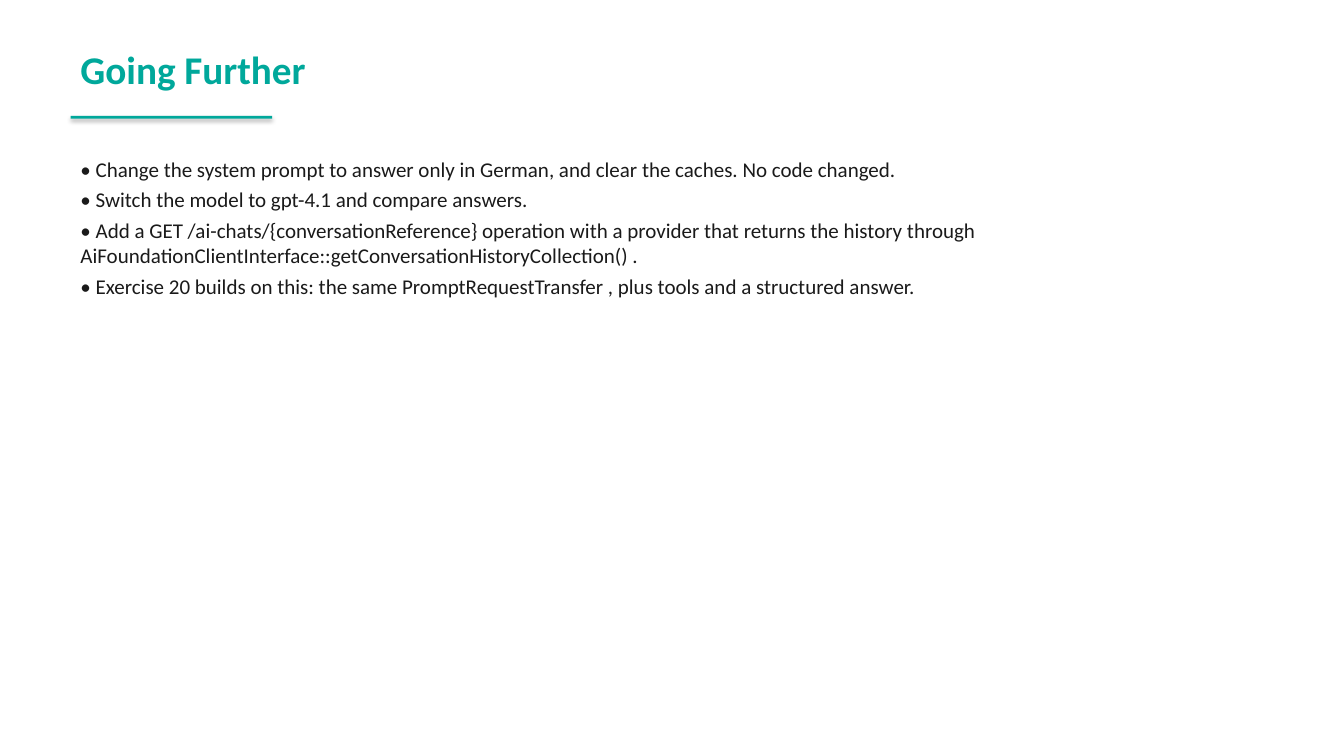
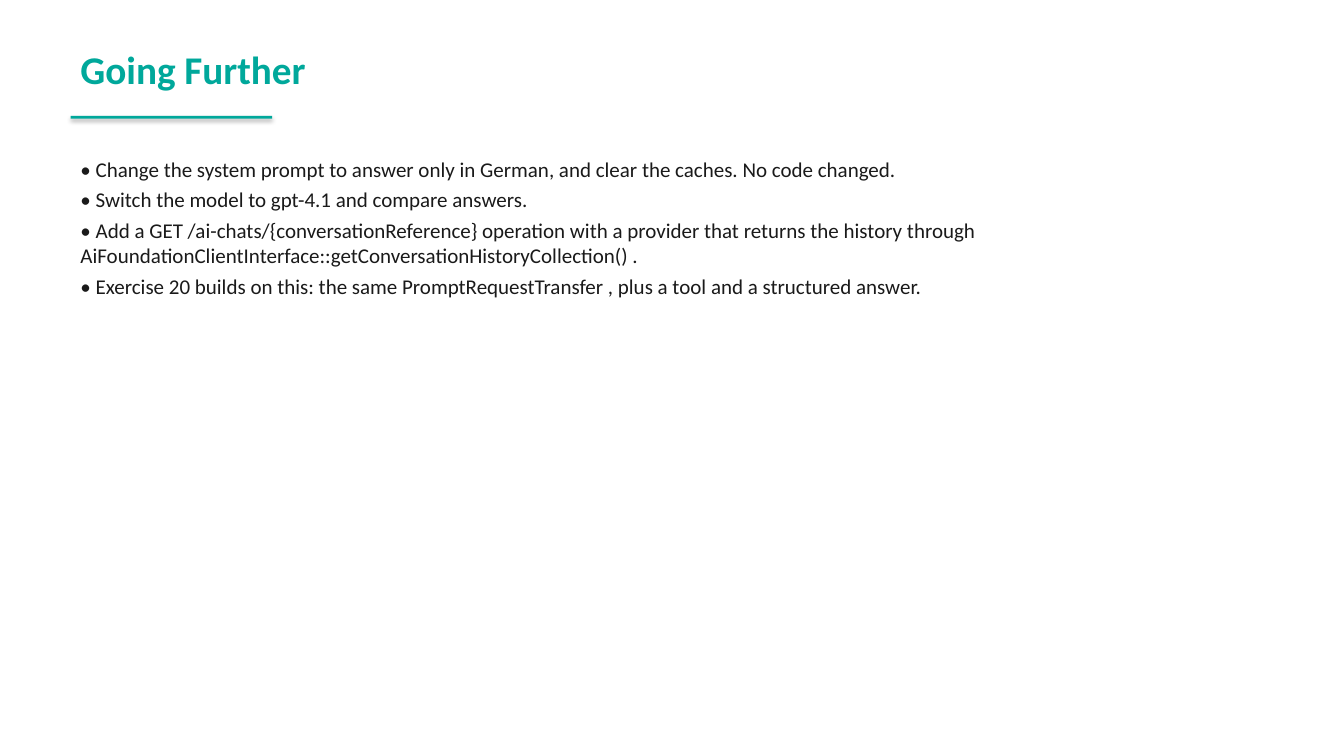
Before and after one commit to spryker-academy/instructor-exercises, a slide deck: slide 48 of guides-pptx/spryker-academy-ai.pptx. Drawn at 1344x756 pixels with LibreOffice and Linux fonts; fonts in the diff are those of the drawing. Boxes give left, top, right and bottom in pixels: in the first picture for what was removed or moved away, otherwise in the second. Text is boxed around its words. In the diff, an @@ line names an element or a change of style, - is before the commit and + after.

```diff
--- a/guides-pptx/spryker-academy-ai.pptx
+++ b/guides-pptx/spryker-academy-ai.pptx
@@ text at (96,279,921,298): text changed @@
-• Exercise 20 builds on this: the same PromptRequestTransfer , plus tools and a structured answer.
+• Exercise 20 builds on this: the same PromptRequestTransfer , plus a tool and a structured answer.
```
Also in this commit, not shown: 9 other slides changed, 21 slides added, 13 other files.
